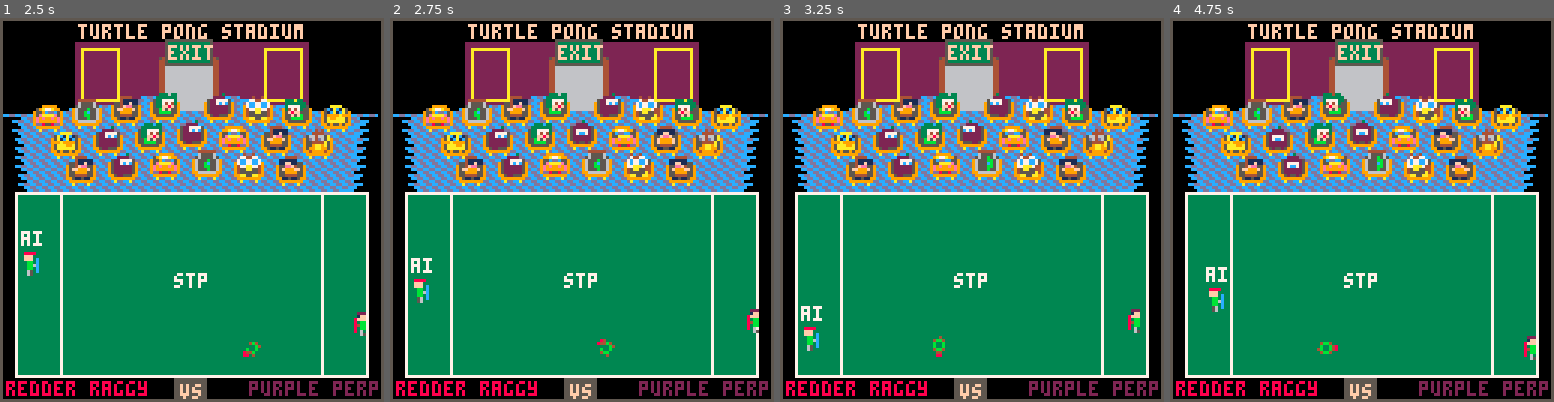
Above: before the commit, frames 1-4 (left to right).
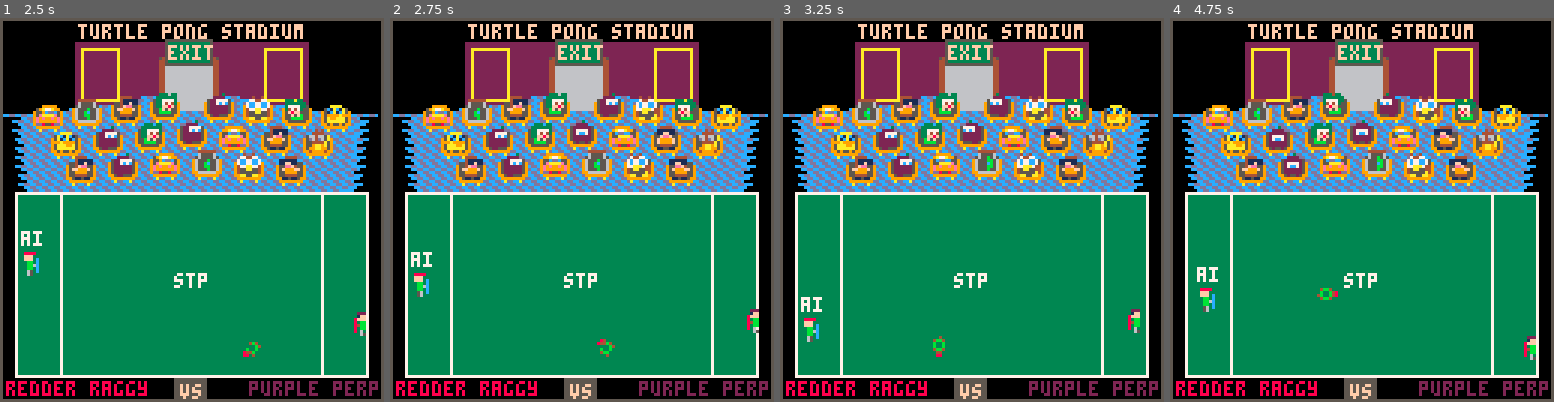
Above: after the commit, the same moments.

Repository: topromulan/STP4
Game: PICO-8 cartridge stp4.p8
The game is run twice, just before and just after one commit, with the same random seed, the same clock (stepped at 60 frames per second) and the same inputs.
Inputs:
- Up to frame 1 (2.5 s): tap X (X key) at 0.33, 1.07, 1.85 s; tap O (Z key) at 0.7, 1.7, 2.1 s; hold Right 1.6-2.1 s; hold Up 2.15-2.42 s; hold Right from 2.47 s (still down)
- Up to frame 2 (2.75 s): keep holding Right; tap O (Z key) at 2.5 s
- Up to frame 3 (3.25 s): tap O (Z key) at 2.9 s; tap X (X key) at 2.97 s; release Right at 3.03 s; hold Left from 3.08 s (still down)
- Up to frame 4 (4.75 s): tap O (Z key) every 0.4 s from 3.3 to 4.5 s; release Left at 3.58 s; hold Down 3.63-3.97 s; hold Right 4.02-4.68 s; tap X (X key) at 4.08 s; hold Up from 4.73 s (still down)

Frame 1 is identical in both runs. In frame 2, 0.3% of the frame differs, in the area x 5-11%, y 60-75%; in frame 3, 0.4%; in frame 4, 0.7%, in the area x 7-44%, y 64-88%.

Commit message:
- fixed problem with AI setting button to 0 instead of nil

Diff:
--- a/stp4.p8
+++ b/stp4.p8
@@ -1296,9 +1296,9 @@
      newyproj=yprojection
     end
     if(players[p].y>newyproj) then
-     players[p].js.u=5 players[p].js.d=0
+     players[p].js.u=5 players[p].js.d=nil
     else
-     players[p].js.d=5 players[p].js.u=0
+     players[p].js.d=5 players[p].js.u=nil
     end
    end
   else
